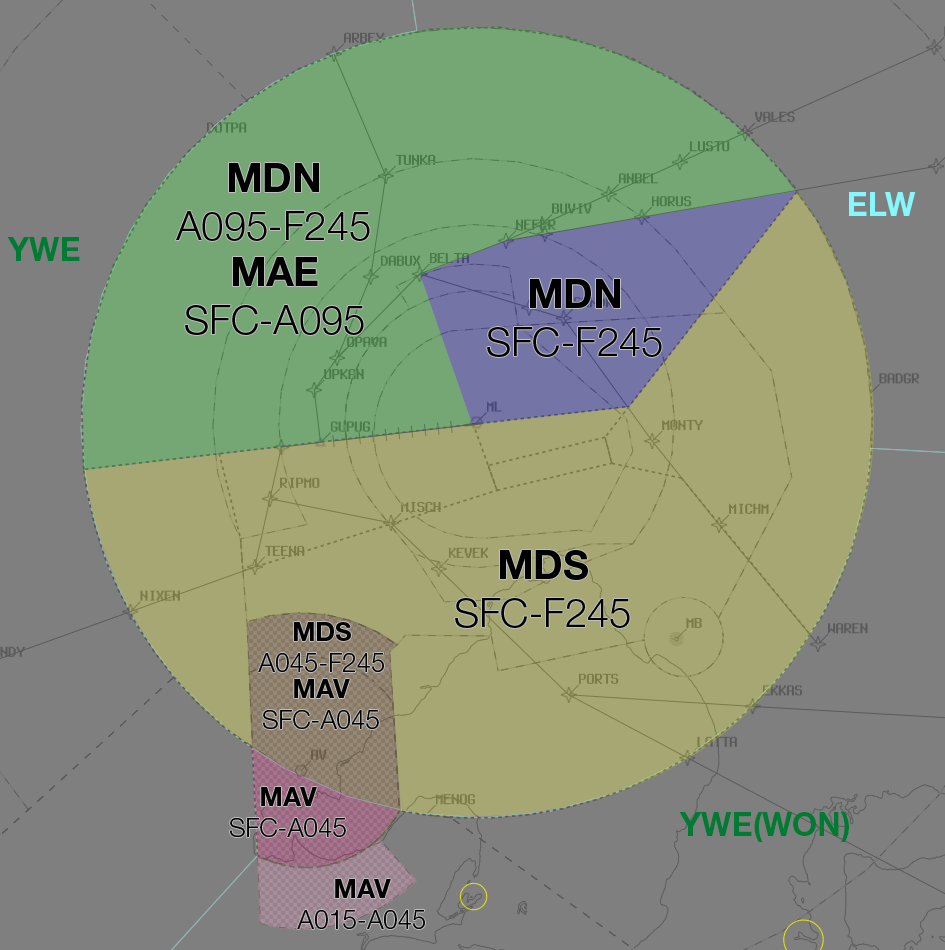
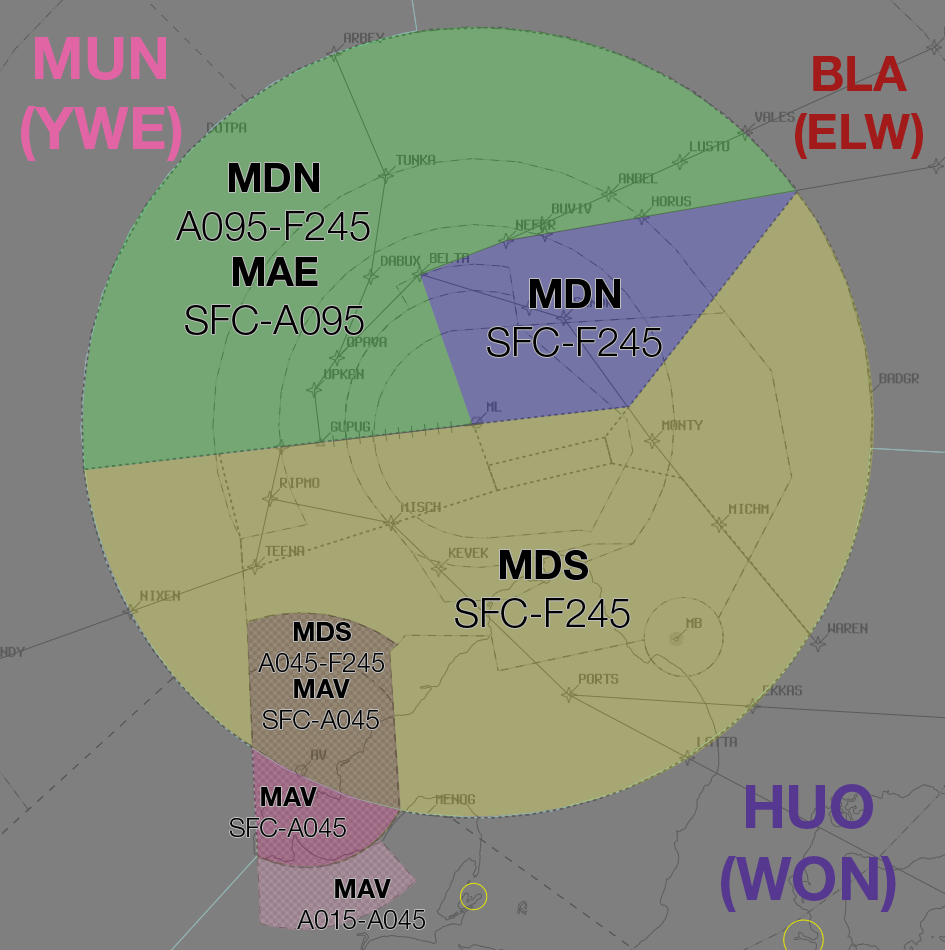
Comparing the layer stacks of the two 945×950 images. Changes:
added layer "BLA (ELW)" in group "Enroute" over [795, 56, 923, 159]
added layer "MUN (YWE)" in group "Enroute" over [21, 37, 182, 161]
renamed "YWE(WON)" to "HUO (WON)", painted on it over [679, 784, 896, 912]
removed layer "YWE" from group "Enroute" over [7, 237, 80, 261]
removed layer "ELW" from group "Enroute" over [849, 192, 916, 216]